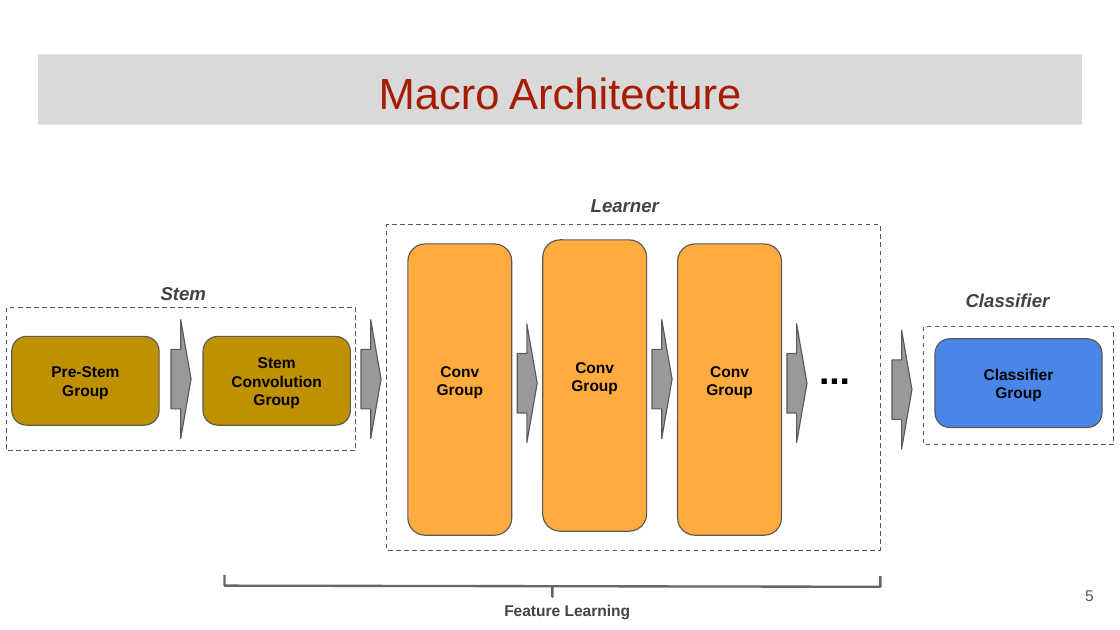
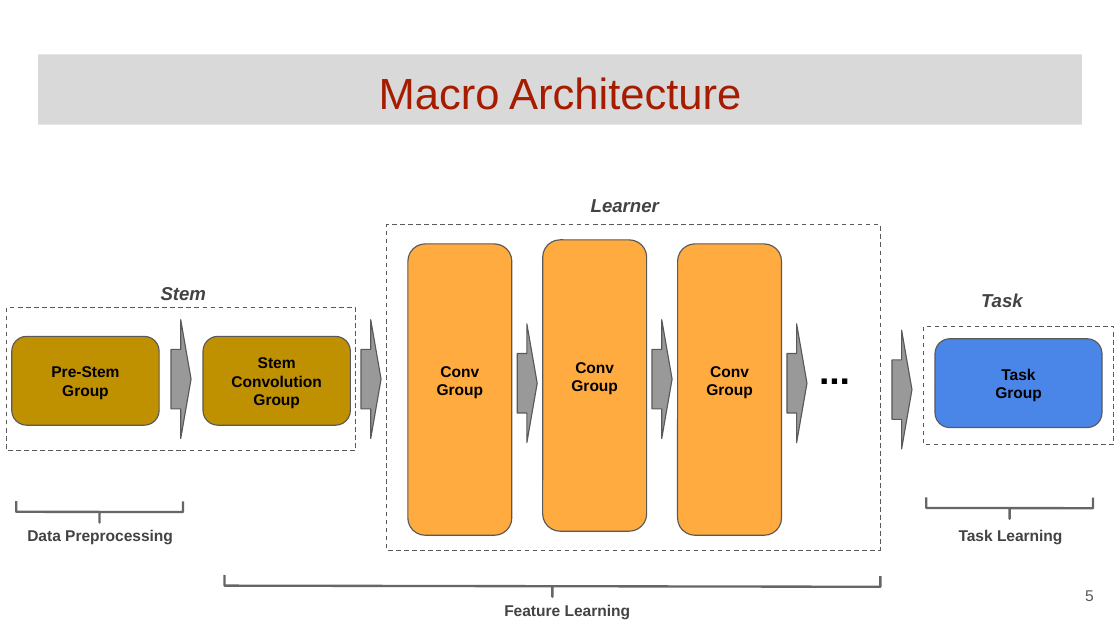
Before and after one commit to GoogleCloudPlatform/keras-idiomatic-programmer, a slide deck: slide 5 of books/deep-learning-design-patterns/Workshops/Junior/Deep Learning Design Patterns - Workshop - Chapter 1.pptx. Drawn at 1120x630 pixels with LibreOffice and Linux fonts; fonts in the diff are those of the drawing. Boxes give left, top, right and bottom in pixels: in the first picture for what was removed or moved away, otherwise in the second. Text is boxed around its words. In the diff, an @@ line names an element or a change of style, - is before the commit and + after.

```diff
--- a/books/deep-learning-design-patterns/Workshops/Junior/Deep Learning Design Patterns - Workshop - Chapter 1.pptx
+++ b/books/deep-learning-design-patterns/Workshops/Junior/Deep Learning Design Patterns - Workshop - Chapter 1.pptx
@@ text at <box>981,293,1023,307</box>: text changed @@
-Classifier
+Task
@@ text in rounded rectangle at <box>995,368,1042,402</box>: text changed @@
-Classifier
-Group
+Task
+Group
@@ left brace added at <box>16,502,183,523</box>, outline #666666 1.5 pt @@
@@ left brace added at <box>926,497,1093,519</box>, outline #666666 1.5 pt @@
@@ text added at <box>27,529,173,545</box>, 10 pt, text #434343, bold @@
+Data Preprocessing
@@ text added at <box>959,529,1062,545</box>, 10 pt, text #434343, bold @@
+Task Learning
```
Also in this commit, not shown: 9 other slides changed.
